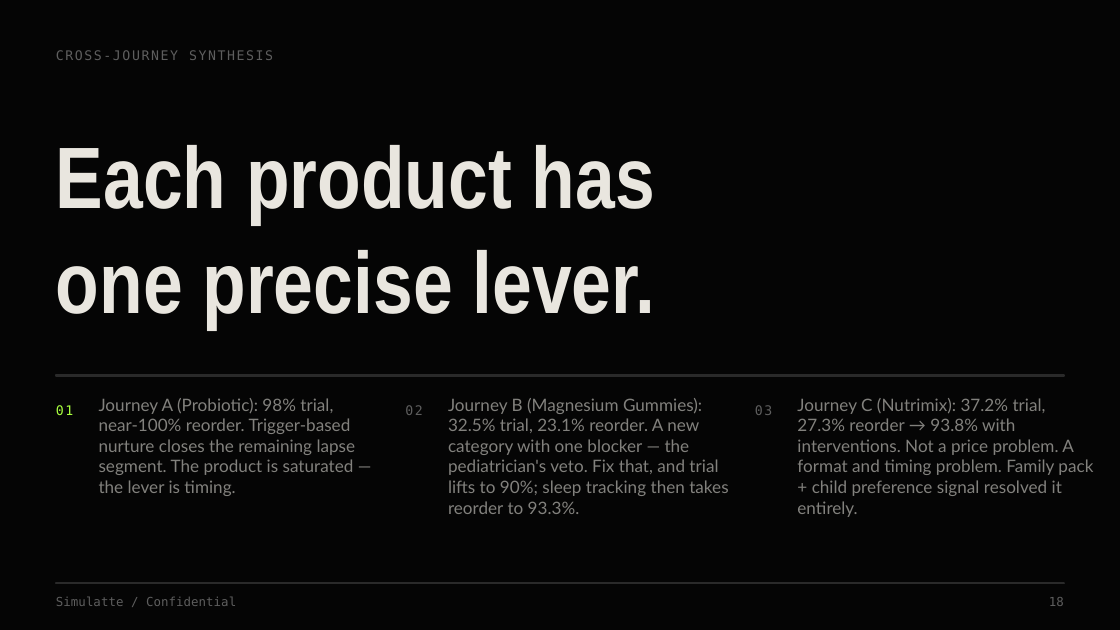
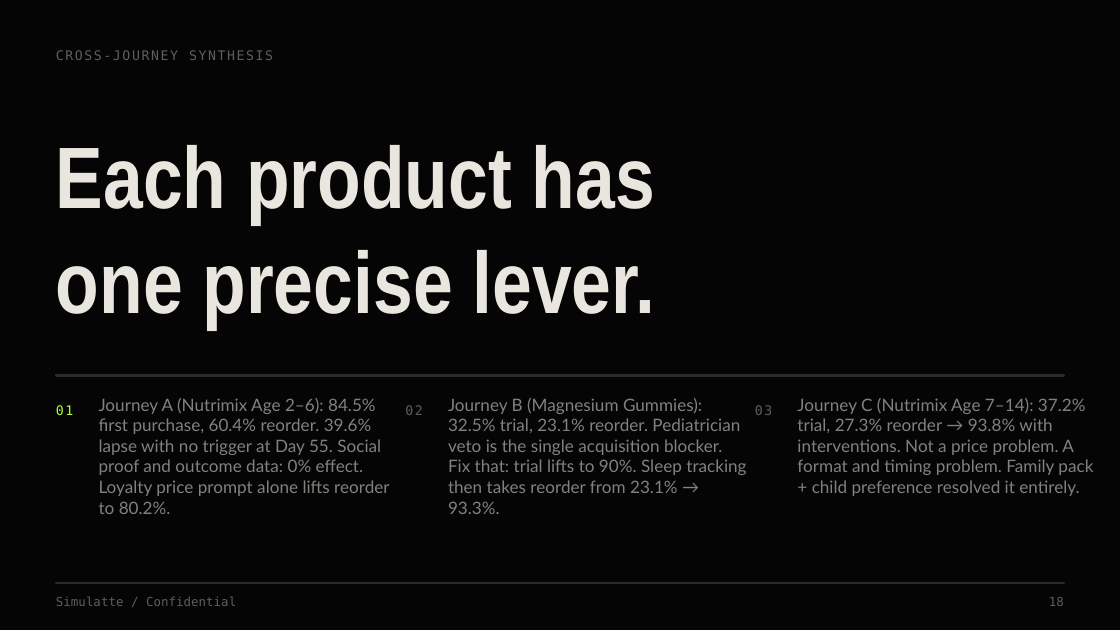
Before and after one commit to Iqbalahmed7/littlejoys-persona-engine1, a slide deck: slide 18 of reports/Simulatte_LittleJoys_PitchDeck.pptx. Drawn at 1120x630 pixels with LibreOffice and Linux fonts; fonts in the diff are those of the drawing. Boxes give left, top, right and bottom in pixels: in the first picture for what was removed or moved away, otherwise in the second. Text is boxed around its words. In the diff, an @@ line names an element or a change of style, - is before the commit and + after.

```diff
--- a/reports/Simulatte_LittleJoys_PitchDeck.pptx
+++ b/reports/Simulatte_LittleJoys_PitchDeck.pptx
@@ text at [99, 398, 389, 514]: text changed @@
-Journey A (Probiotic): 98% trial, near-100% reorder. Trigger-based nurture closes the remaining lapse segment. The product is saturated — the lever is timing.
+Journey A (Nutrimix Age 2–6): 84.5% first purchase, 60.4% reorder. 39.6% lapse with no trigger at Day 55. Social proof and outcome data: 0% effect. Loyalty price prompt alone lifts reorder to 80.2%.
@@ text at [448, 398, 746, 514]: text changed @@
-Journey B (Magnesium Gummies): 32.5% trial, 23.1% reorder. A new category with one blocker — the pediatrician's veto. Fix that, and trial lifts to 90%; sleep tracking then takes reorder to 93.3%.
+Journey B (Magnesium Gummies): 32.5% trial, 23.1% reorder. Pediatrician veto is the single acquisition blocker. Fix that: trial lifts to 90%. Sleep tracking then takes reorder from 23.1% → 93.3%.
@@ text at [797, 398, 1093, 496]: text changed @@
-Journey C (Nutrimix): 37.2% trial, 27.3% reorder → 93.8% with interventions. Not a price problem. A format and timing problem. Family pack + child preference signal resolved it entirely.
+Journey C (Nutrimix Age 7–14): 37.2% trial, 27.3% reorder → 93.8% with interventions. Not a price problem. A format and timing problem. Family pack + child preference resolved it entirely.
```
Also in this commit, not shown: 3 other slides changed, 1 other file.
